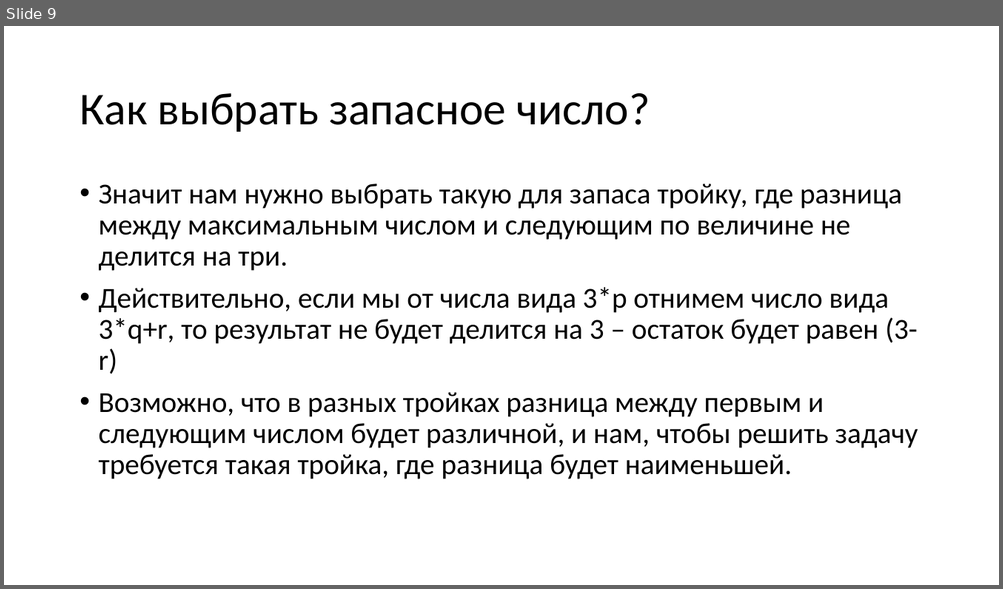
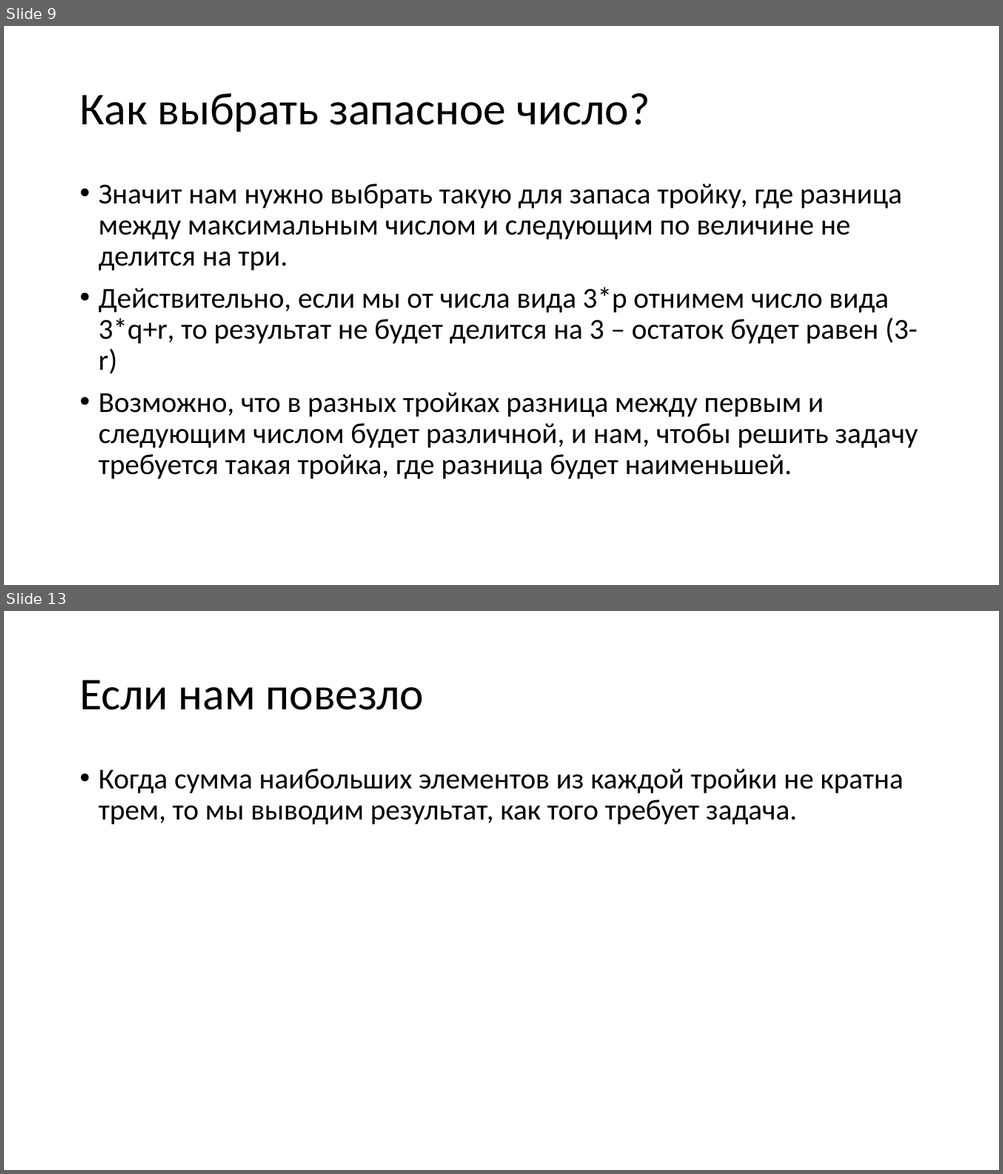
Before and after one commit to Mx-Wolf/usecs, a slide deck: pp/2018-10-01-27-b.pptx. Shown one above the other, each under a label of ours: slide 9 before the commit, slides 9 and 13 after it; the slides between them are not shown. The pictures are 1003x589 and 1003x1174 pixels, drawn with LibreOffice and Linux fonts; fonts in the diff are those of the drawing. Boxes give left, top, right and bottom in pixels: in the first picture for what was removed or moved away, otherwise in the second. Text is boxed around its words. In the diff, an @@ line names an element or a change of style, - is before the commit and + after.

```diff
--- a/pp/2018-10-01-27-b.pptx
+++ b/pp/2018-10-01-27-b.pptx
@@ slide 13 added at bbox=[4, 611, 999, 1170], background #FFFFFF @@
@@ title added at bbox=[79, 680, 424, 710], 44 pt, text #000000 @@
+Если нам повезло
@@ text added at bbox=[99, 769, 903, 825], 28 pt, text #000000 @@
+• Когда сумма наибольших элементов из каждой тройки не кратна трем, то мы выводим результат, как того требует задача.
```
Also in this commit, not shown: 1 slide changed, 4 other slides added, 1 other file.
